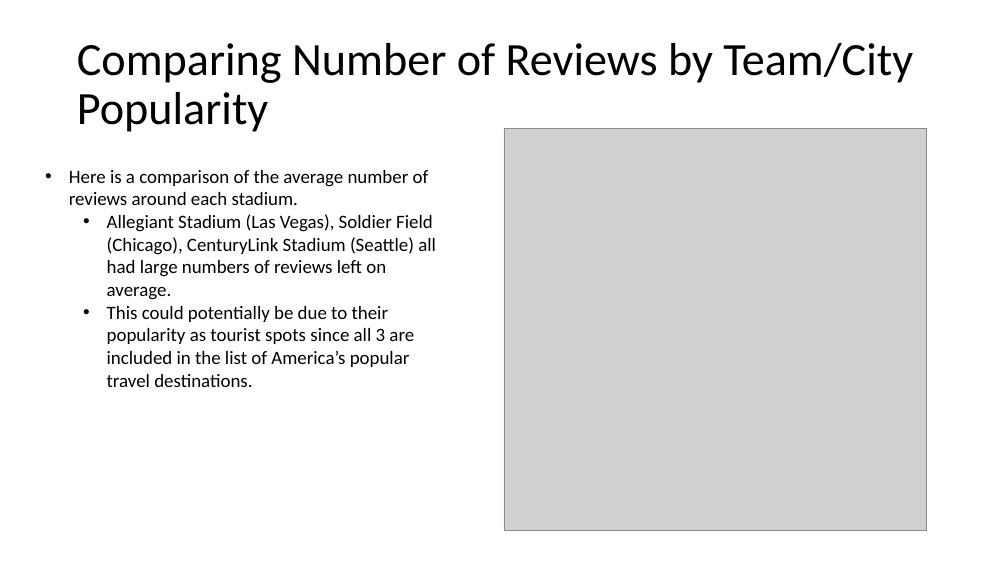
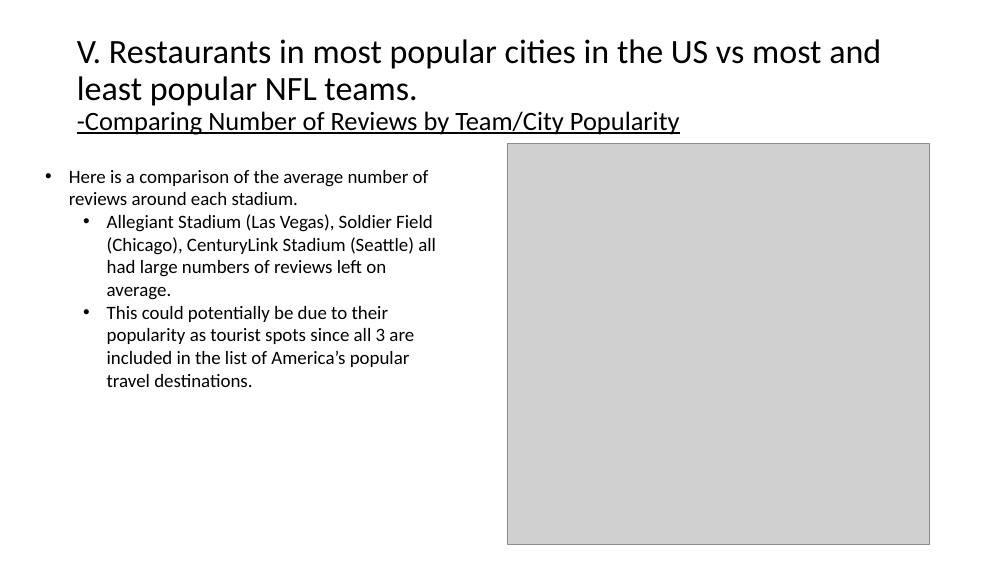
Before and after one commit to jjying89/Yelp-Restaurants-Analysis, a slide deck: slide 17 of Presentation/Team_4-Restaurant_Density_Analysis..pptx (slide 14 before the commit). Drawn at 1008x567 pixels with LibreOffice and Linux fonts; fonts in the diff are those of the drawing; grey boxes stand for pictures. Boxes give left, top, right and bottom in pixels: in the first picture for what was removed or moved away, otherwise in the second. Text is boxed around its words. In the diff, an @@ line names an element or a change of style, - is before the commit and + after.

```diff
--- a/Presentation/Team_4-Restaurant_Density_Analysis..pptx
+++ b/Presentation/Team_4-Restaurant_Density_Analysis..pptx
@@ title at [77, 39, 881, 135]: text changed; size 44 to 32.4 pt @@
-Comparing Number of Reviews by Team/City Popularity
+V. Restaurants in most popular cities in the US vs most and least popular NFL teams.
+-Comparing Number of Reviews by Team/City Popularity
@@ picture: place and size @@
-picture at [504, 129, 927, 530]
+picture at [507, 143, 930, 544]
```
Also in this commit, not shown: 9 other slides changed, 4 slides added.
